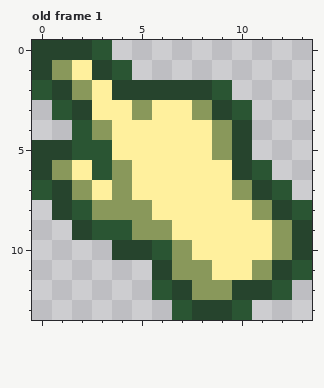
Two versions of one pixel-art file, wip/sprite/cursor.aseprite. The picture above is the old version.
14x14 pixels, 1 frame. Shown: old frame 1. The commit also changed other frames, which this record leaves out.
The result:
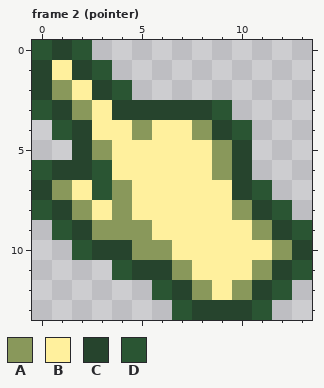
Palette (. is transparent): A #89985b  B #fff09d  C #26442d  D #2a5533
A new or re-ordered frame is compared with the old frame closest to it.
From the commit log: Add pointer and default cursor
What changed:
frames 1 -> 2
layer "default" now shown
layer "pointer" removed
Changed rows in their new state; - is an unchanged pixel.
Frame 2 (pointer) is new; against old frame 1:
first column x 0:
 0 D-D.----------
 1 -BCD.---------
 2 CABCD.....----
 3 DCA-CCCCCD.---
 4 -DCB-A--ACD---
 5 ..CA----------
 6 DCC-B----A-.--
 7 CABD------CD.-
 8 D-AB-B----ACD.
 9 -D-AA-B----ACD
10 --DC-AAB------
11 ----DC--B-----
12 ---------BA---
13 ----------CD--
Boxes around the changes in both pictures, in picture pixels (x1, y1, x2, y2):
changed: (32, 40, 312, 320)
